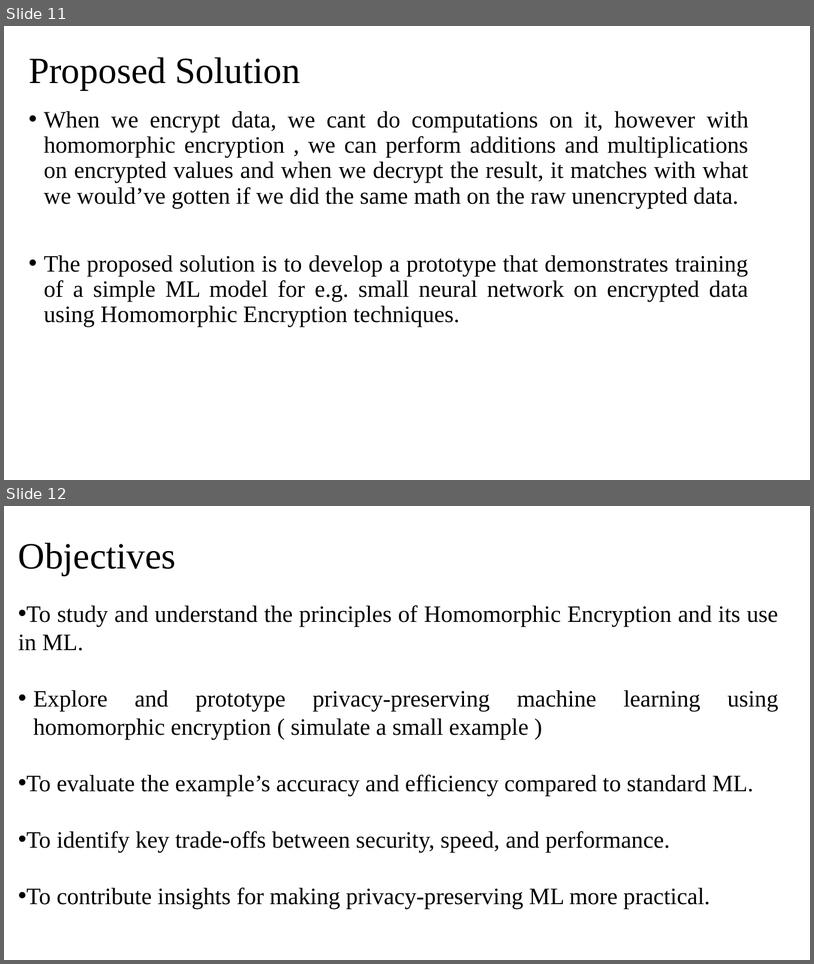
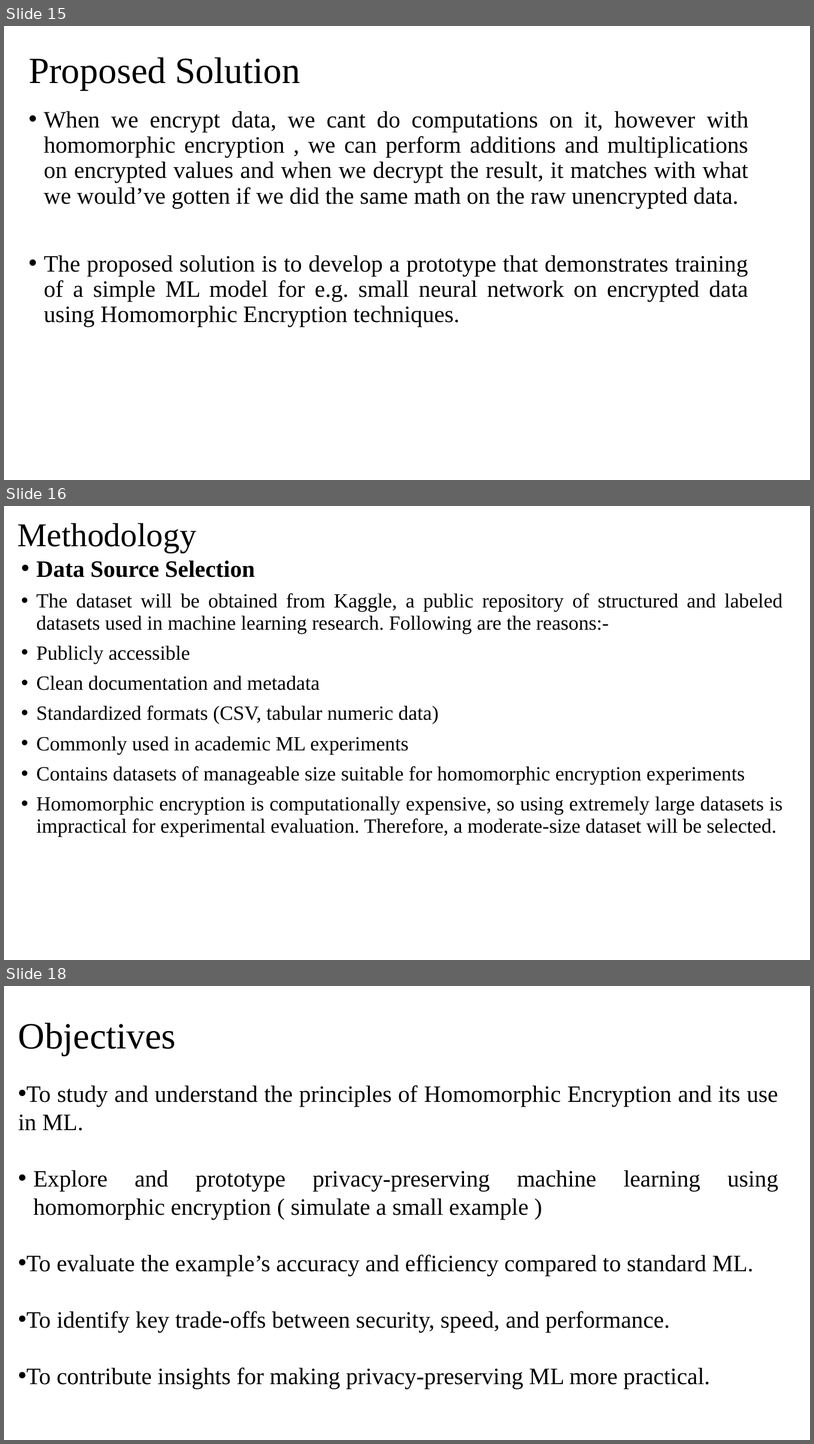
Before and after one commit to pallavi15singh/Privacy-preserving-machine-learning-, a slide deck: pbl (1).pptx. Shown one above the other, each under a label of ours: slides 11 and 12 before the commit, slides 15, 16 and 18 after it; the slides between them are not shown. The pictures are 814x964 and 814x1444 pixels, drawn with LibreOffice and Linux fonts; fonts in the diff are those of the drawing. Boxes give left, top, right and bottom in pixels: in the first picture for what was removed or moved away, otherwise in the second. Text is boxed around its words. In the diff, an @@ line names an element or a change of style, - is before the commit and + after.

```diff
--- a/pbl (1).pptx
+++ b/pbl (1).pptx
@@ slide 16 added at <box>4,506,810,960</box>, background #FFFFFF @@
@@ title added at <box>17,523,197,553</box>, 39.6 pt, text #000000 @@
+Methodology
@@ text added at <box>36,560,783,836</box>, 24 pt, text #000000 @@
+• Data Source Selection
+• The dataset will be obtained from Kaggle, a public repository of structured and labeled datasets used in machine learning research. Following are the reasons:-
+• Publicly accessible
+• Clean documentation and metadata
+• Standardized formats (CSV, tabular numeric data)
+• Commonly used in academic ML experiments
+• Contains datasets of manageable size suitable for homomorphic encryption experiments
+• Homomorphic encryption is computationally expensive, so using extremely large datasets is impractical for experimental evaluation. Therefore, a moderate-size dataset will be selected.
@@ what was slide 11 is now slide 15 @@
@@ what was slide 12 is now slide 18 @@
```
Also in this commit, not shown: 5 other slides added.
